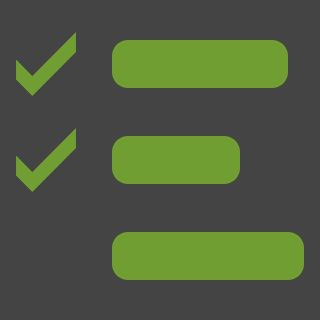
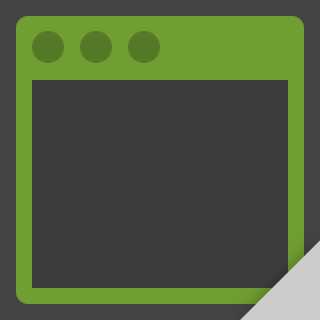
Comparing the layer stacks of the two 320 x 320 images. Changes:
added layer "popup indicator (Maya 2017+)" above "popup indicator" over <box>240,240,320,320</box>
showed group "editor" (3 layers) over <box>16,16,304,304</box>
hid group "board" (7 layers) over <box>16,16,310,309</box>
